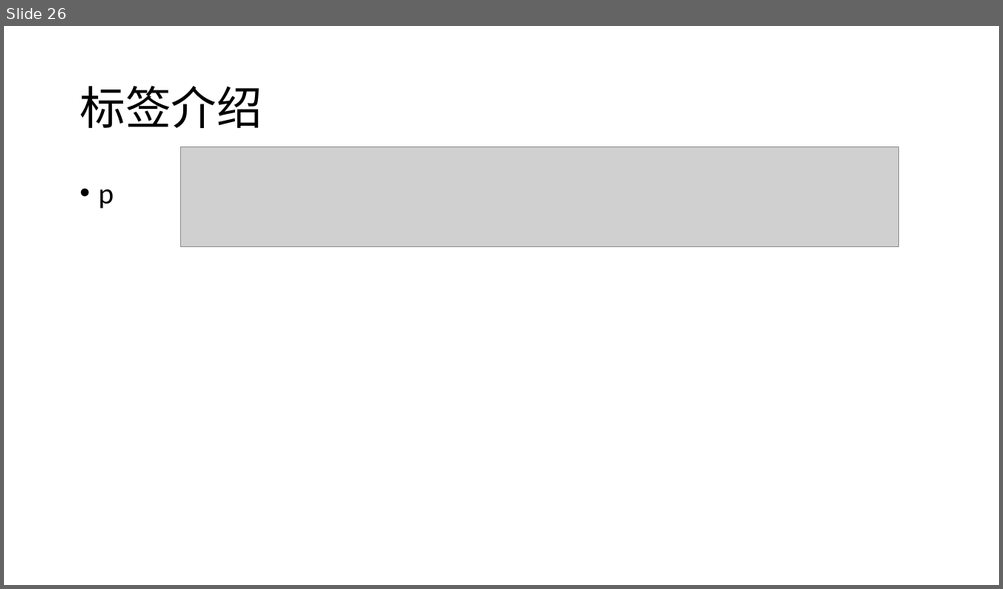
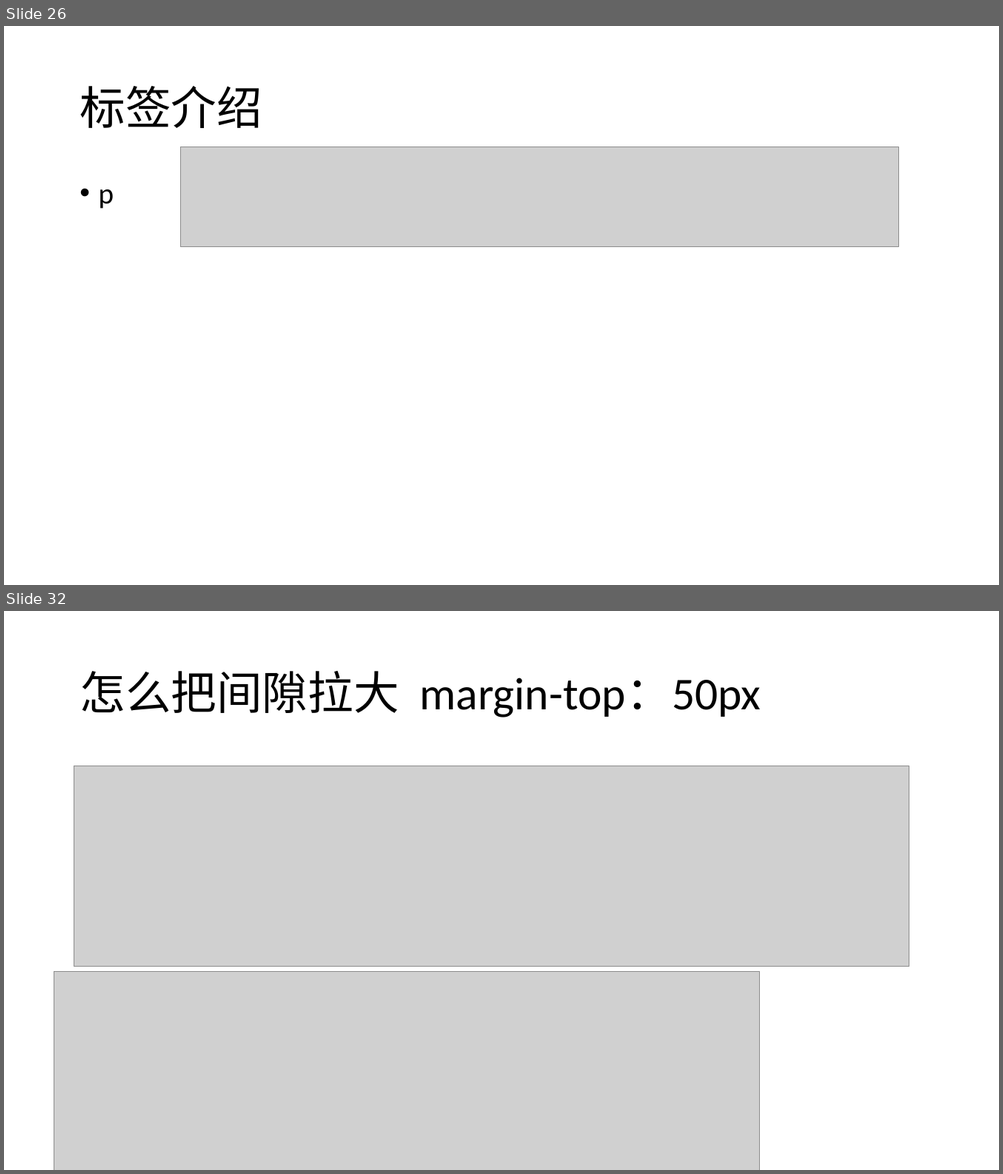
Before and after one commit to coderLynn/lecture, a slide deck: 课程/初级/html+css部分.pptx. Shown one above the other, each under a label of ours: slide 26 before the commit, slides 26 and 32 after it; the slides between them are not shown. The pictures are 1003x589 and 1003x1174 pixels, drawn with LibreOffice and Linux fonts; fonts in the diff are those of the drawing; grey boxes stand for pictures. Boxes give left, top, right and bottom in pixels: in the first picture for what was removed or moved away, otherwise in the second. Text is boxed around its words. In the diff, an @@ line names an element or a change of style, - is before the commit and + after.

```diff
--- a/课程/初级/html+css部分.pptx
+++ b/课程/初级/html+css部分.pptx
@@ slide 32 added at bbox=[4, 611, 999, 1170], background #FFFFFF @@
@@ title added at bbox=[79, 671, 761, 718], 44 pt, text #000000 @@
+怎么把间隙拉大 margin-top：50px
@@ picture added at bbox=[74, 766, 909, 967] @@
@@ picture added at bbox=[54, 972, 760, 1170] @@
```
Also in this commit, not shown: 1 slide changed, 5 other slides added, 4 other files.
